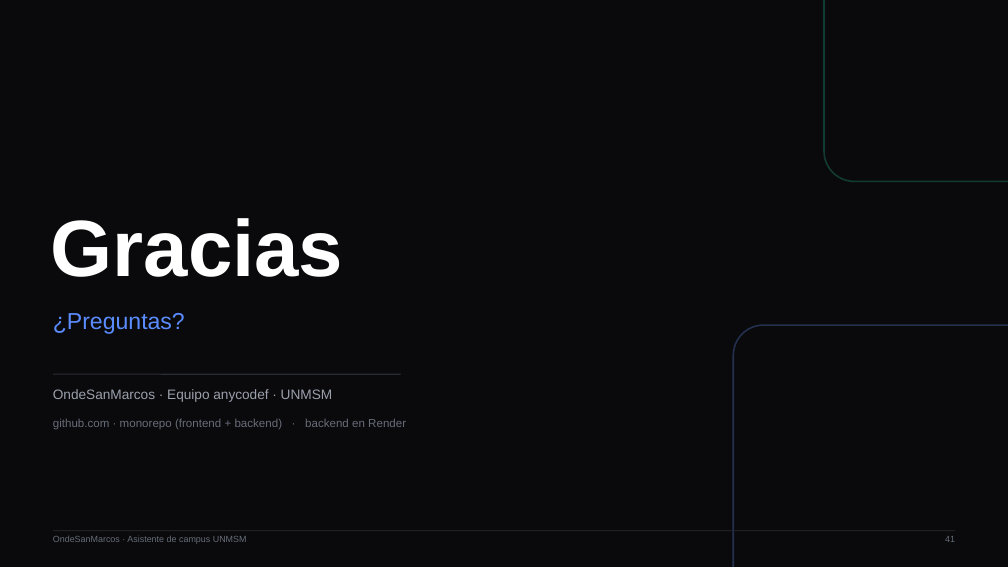
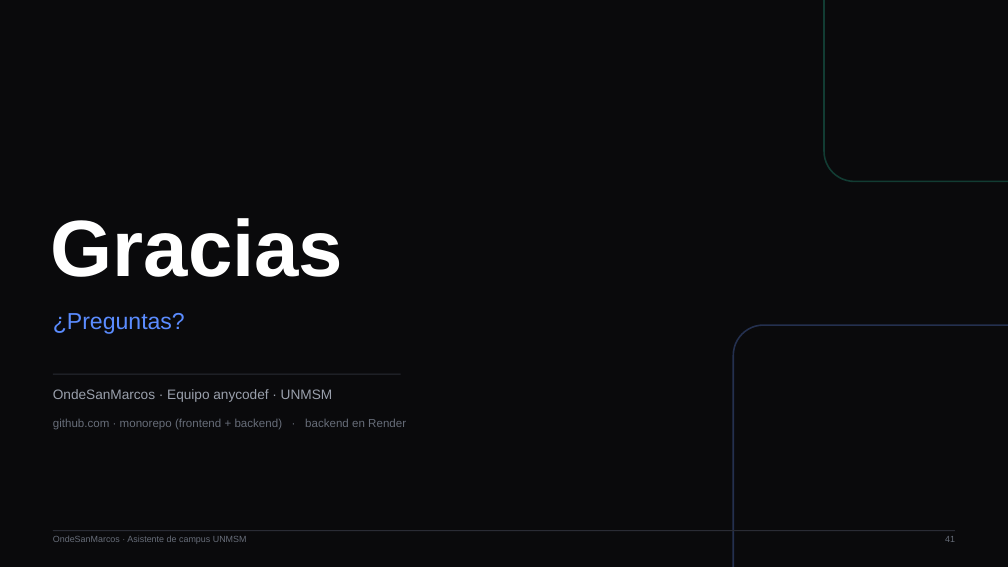
Before and after one commit to frank777ch/OndeSanMarcos, a slide deck: slide 41 of presentation/OndeSanMarcos.pptx. Drawn at 1008x567 pixels with LibreOffice and Linux fonts; fonts in the diff are those of the drawing. Boxes give left, top, right and bottom in pixels: in the first picture for what was removed or moved away, otherwise in the second. Text is boxed around its words. In the diff, an @@ line names an element or a change of style, - is before the commit and + after.

Commit message:
fix(presentation): draw connectors as shapes for Canva import
Canva drops line-type elements (S.line) when importing a PPTX, which would
erase every arrow and connector in the diagrams. Replace the line helper with
rotated thin rectangles for segments and native triangles for arrowheads, so
all connectors are shapes (rect/triangle) that survive the import. Dashed
connectors are composed of short rectangle dashes.

```diff
--- a/presentation/OndeSanMarcos.pptx
+++ b/presentation/OndeSanMarcos.pptx
@@ line removed from (53, 374) to (401, 374) @@
@@ rectangle added at [53,374,401,374], fill #2A2C35 @@
@@ line removed from (53, 531) to (955, 531) @@
@@ rectangle added at [53,530,955,531], fill #2A2C35 @@
```
Also in this commit, not shown: 40 other slides changed, 1 other file.
